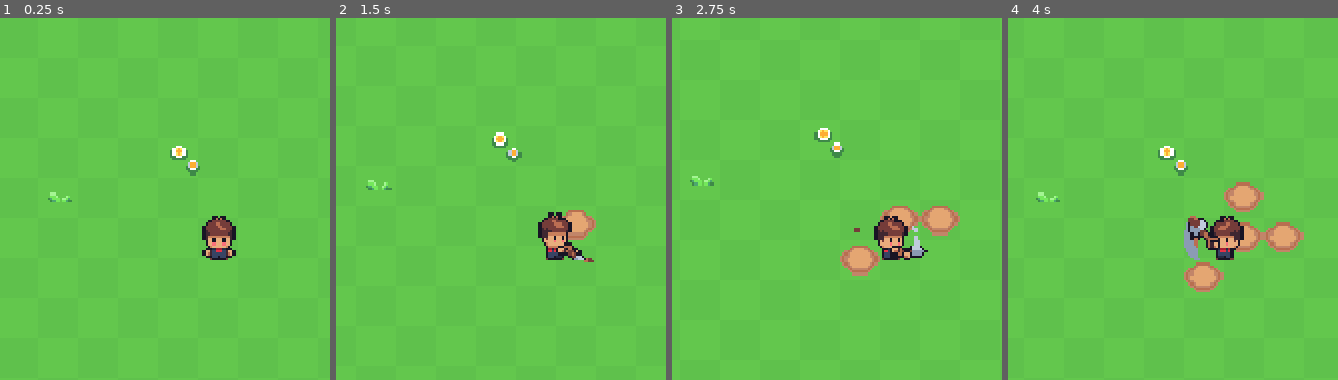
Above: before the commit, frames 1-4 (left to right).
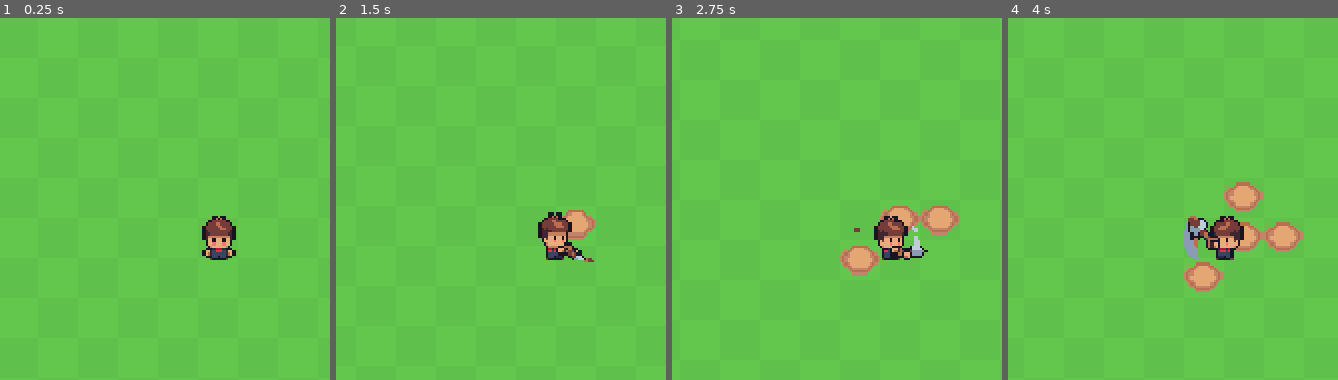
Above: after the commit, the same moments.

Repository: orange-GuandeLi/orange-farm
Game: Godot game, scene res://scenes/main.tscn
Same seed, same stepped clock (60 frames per second), same inputs: the game is played once before the commit and once after it.
Inputs:
- Up to frame 1 (0.25 s): no input
- Up to frame 2 (1.5 s): hold D (move_right) 0.53-1.28 s; tap Space (use_tool) at 0.6, 1.35 s; hold S (move_down) from 1.28 s (still down)
- Up to frame 3 (2.75 s): release S (move_down) at 2.03 s; hold D (move_right) from 2.03 s (still down); tap Space (use_tool) at 2.1 s
- Up to frame 4 (4 s): release D (move_right) at 2.78 s; hold W (move_up) 2.78-3.53 s; tap Space (use_tool) at 2.85, 3.6 s; hold A (move_left) from 3.53 s (still down)

The runs differ from the first frame. In frame 1, 0.4% of the frame differs, in the area x 14-61%, y 35-51%; in frame 2, 0.4%; in frame 3, 0.4%, in the area x 5-53%, y 30-47%; in frame 4, 0.4%.

Commit message:
chore(farm): 植被摇摆概率调到 10% 并清空测试植被

Diff:
--- a/scenes/main.tscn
+++ b/scenes/main.tscn
@@ -2284,9 +2284,9 @@
 tile_set = SubResource("TileSet_o5qli")
 
 [node name="Vegetation" type="TileMapLayer" parent="." unique_id=1432039098]
-tile_map_data = PackedByteArray("AAA3ACAAAQAAAAAAAAA6AB8AAAAhAAMAAAA=")
 tile_set = SubResource("TileSet_o5qli")
 script = ExtResource("3_jkv2x")
+still_ratio = 0.9
 
 [node name="SelectBox" type="Node2D" parent="." unique_id=607928968]
 visible = false
